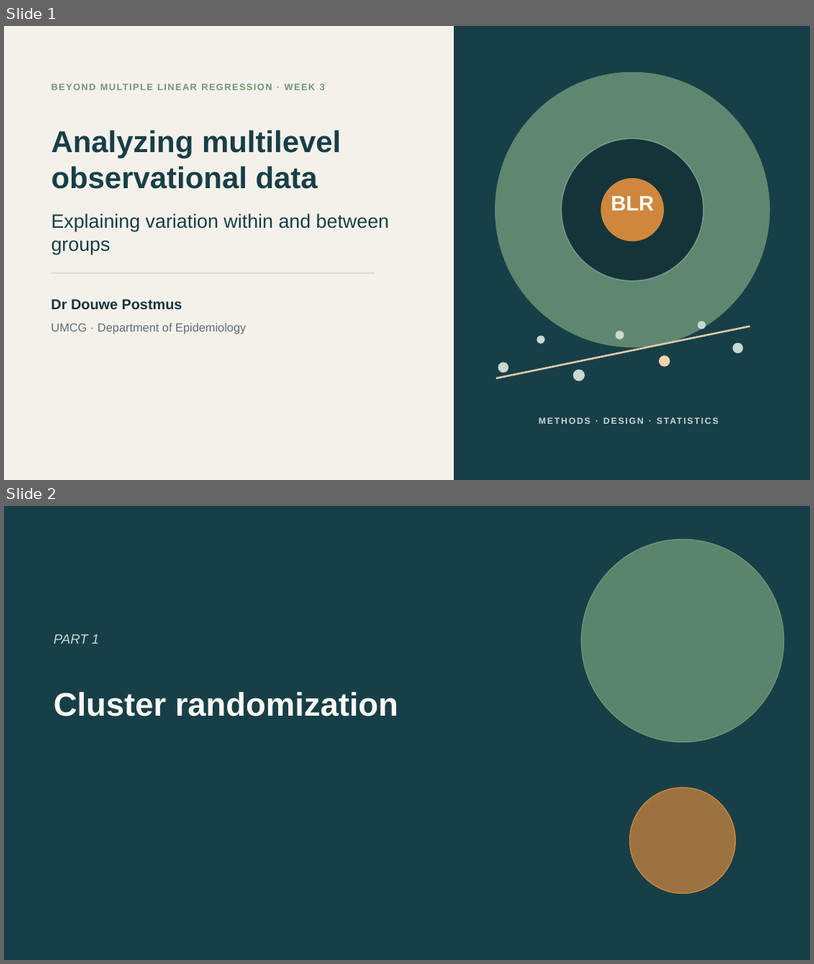
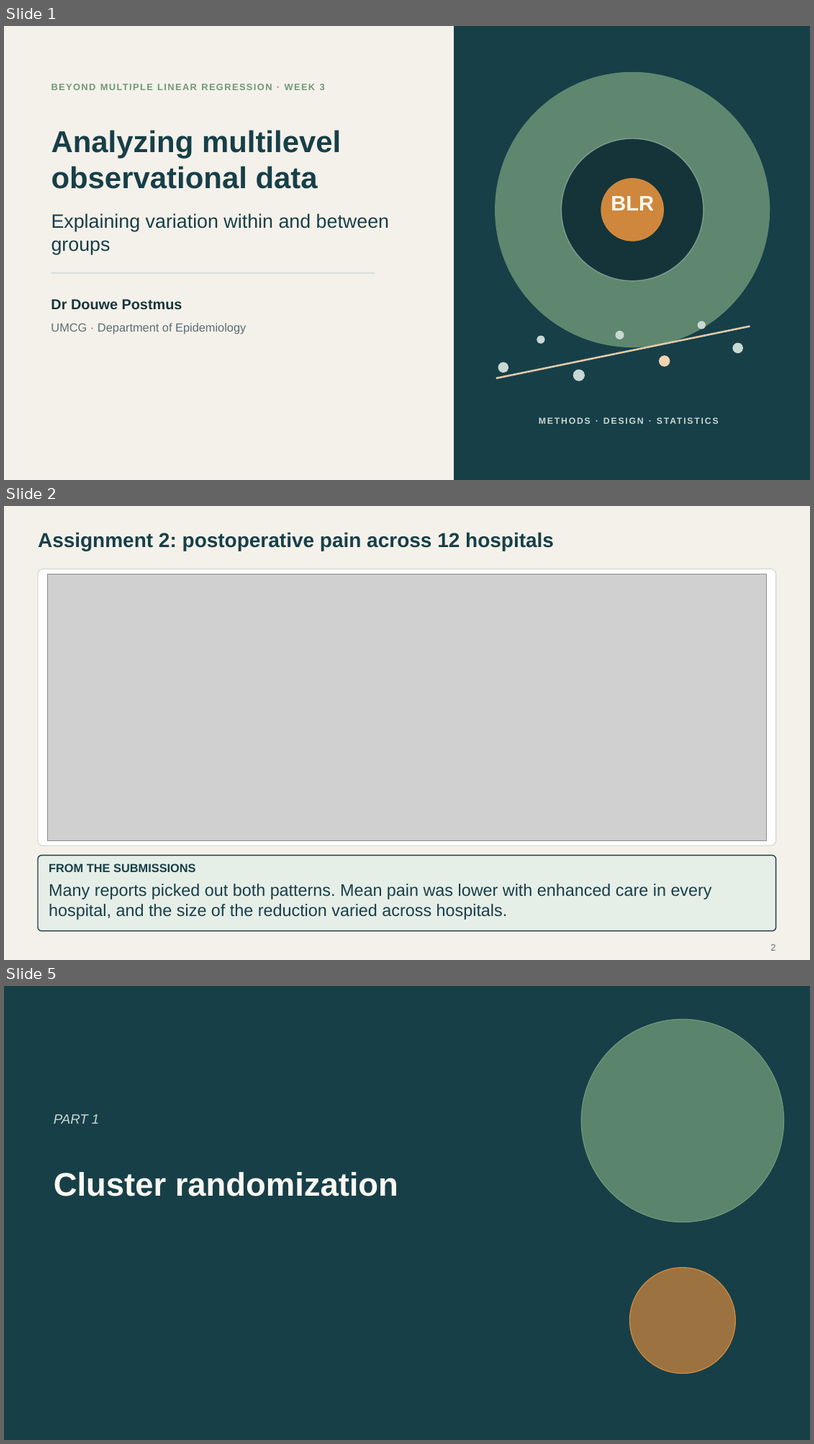
Before and after one commit to Postmus/BeyondMLR, a slide deck: lectures_2627/week3/Beyond_MLR_Week_3.pptx. Shown one above the other, each under a label of ours: slides 1 and 2 before the commit, slides 1, 2 and 5 after it; the slides between them are not shown. The pictures are 814x964 and 814x1444 pixels, drawn with LibreOffice and Linux fonts; fonts in the diff are those of the drawing; grey boxes stand for pictures. Boxes give left, top, right and bottom in pixels: in the first picture for what was removed or moved away, otherwise in the second. Text is boxed around its words. In the diff, an @@ line names an element or a change of style, - is before the commit and + after.

Commit message:
Update Week 3 lecture and labs and add the Inner London schools assignment

```diff
--- a/lectures_2627/week3/Beyond_MLR_Week_3.pptx
+++ b/lectures_2627/week3/Beyond_MLR_Week_3.pptx
@@ slide 2 added at (4, 506, 810, 960), background #F4F1EA @@
@@ text added at (38, 532, 554, 551), 24 pt, text #173F48, bold @@
+Assignment 2: postoperative pain across 12 hospitals
@@ rounded rectangle added at (38, 569, 777, 845), fill #FFFFFF, outline #D3DDD6 1.1 pt @@
@@ picture added at (47, 574, 767, 841) @@
@@ rounded rectangle added at (38, 855, 777, 931), fill #E6EEE8, outline #173F48 1.2 pt @@
@@ text added at (49, 863, 196, 872), 14 pt, text #173F48, bold @@
+FROM THE SUBMISSIONS
@@ text added at (49, 883, 712, 919), 20 pt, text #173F48 @@
+Many reports picked out both patterns. Mean pain was lower with enhanced care in every hospital, and the size of the reduction varied across hospitals.
@@ page number added at (771, 944, 776, 950), 11 pt, text #5C6E72 @@
+2
@@ what was slide 2 is now slide 5 @@
```
Also in this commit, not shown: 7 slides changed, 5 other slides added, 1 slide removed, 21 other files.
